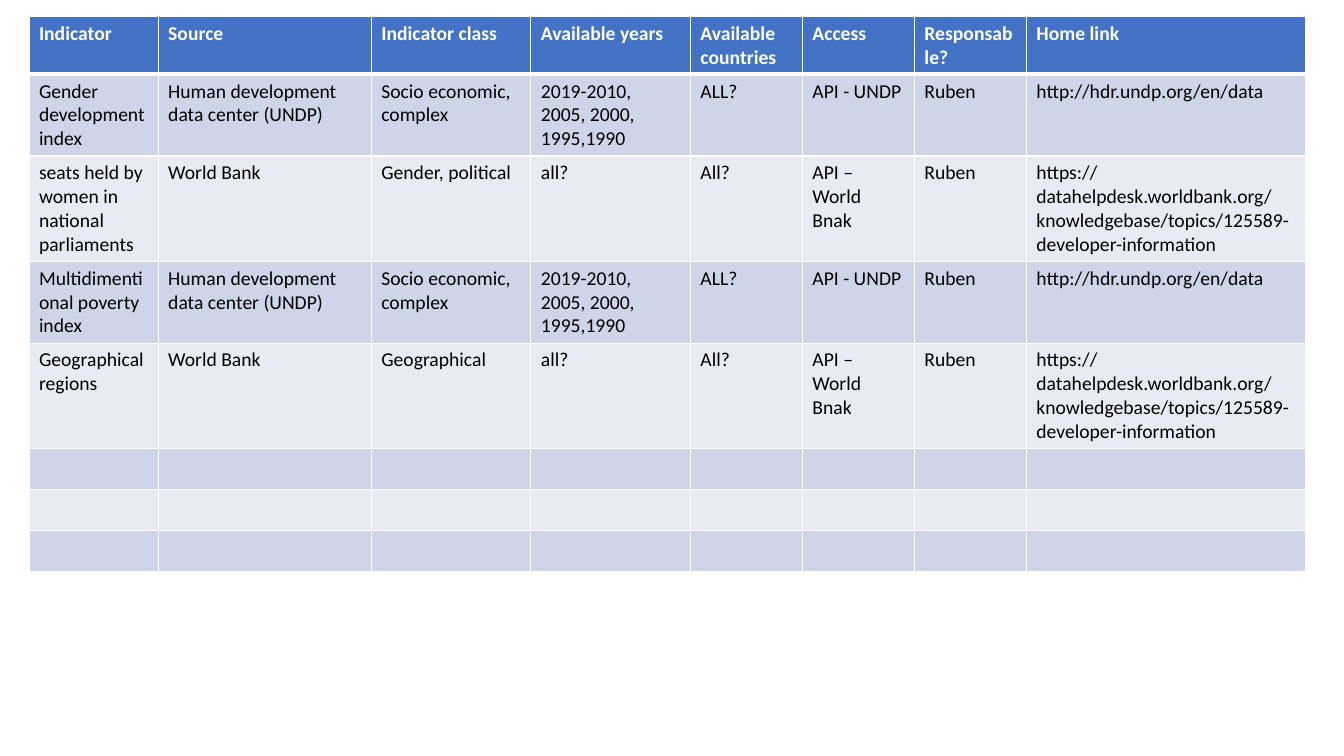
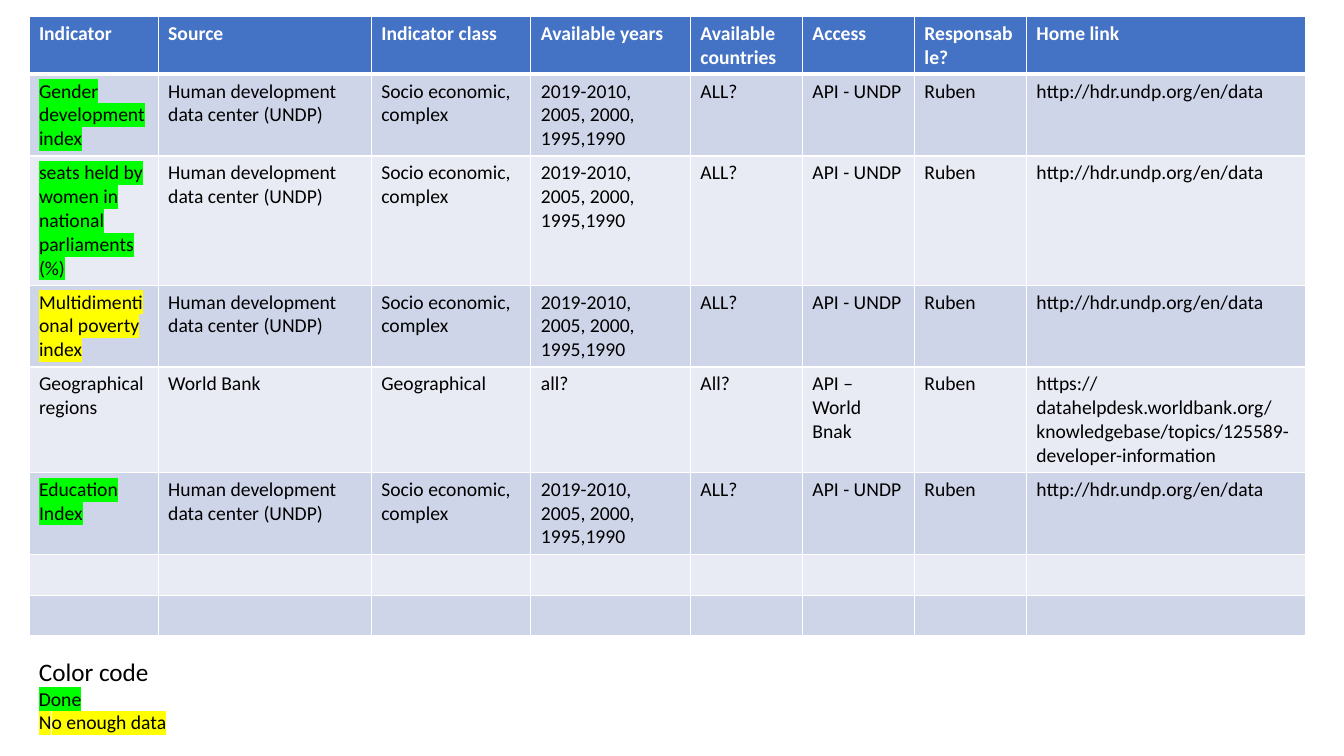
Before and after one commit to rjlopez2/ADS-_CAS_Bern_2020, a slide deck: slide 4 of Projects/M3/Project.pptx. Drawn at 1344x756 pixels with LibreOffice and Linux fonts; fonts in the diff are those of the drawing. Boxes give left, top, right and bottom in pixels: in the first picture for what was removed or moved away, otherwise in the second. Text is boxed around its words. In the diff, an @@ line names an element or a change of style, - is before the commit and + after.

Commit message:
make color code to the pptx file to recon databases completed

```diff
--- a/Projects/M3/Project.pptx
+++ b/Projects/M3/Project.pptx
@@ table at box(29, 16, 1305, 605) @@
-row 3: seats held by women in national parliaments | World Bank | Gender, political | all? | All? | API – World Bnak | Ruben | https://datahelpdesk.worldbank.org/knowledgebase/topics/125589-developer-information
+row 3: seats held by women in national parliaments (%) | Human development data center (UNDP) | Socio economic, complex | 2019-2010, / 2005, 2000, / 1995,1990 | ALL? | API - UNDP | Ruben | http://hdr.undp.org/en/data
+row 6: Education Index | Human development data center (UNDP) | Socio economic, complex | 2019-2010, / 2005, 2000, / 1995,1990 | ALL? | API - UNDP | Ruben | http://hdr.undp.org/en/data
-row 8:  |  |  |  |  |  |  | 
@@ highlight none to #00FF00 in "Gender development index" @@
@@ highlight none to #FFFF00 in "Multidimentional poverty index" @@
@@ text added at box(39, 663, 166, 735), 14 pt, text #000000 @@
+Color code
+Done
+No enough data
```
Also in this commit, not shown: 2 other slides changed, 2 other files.
